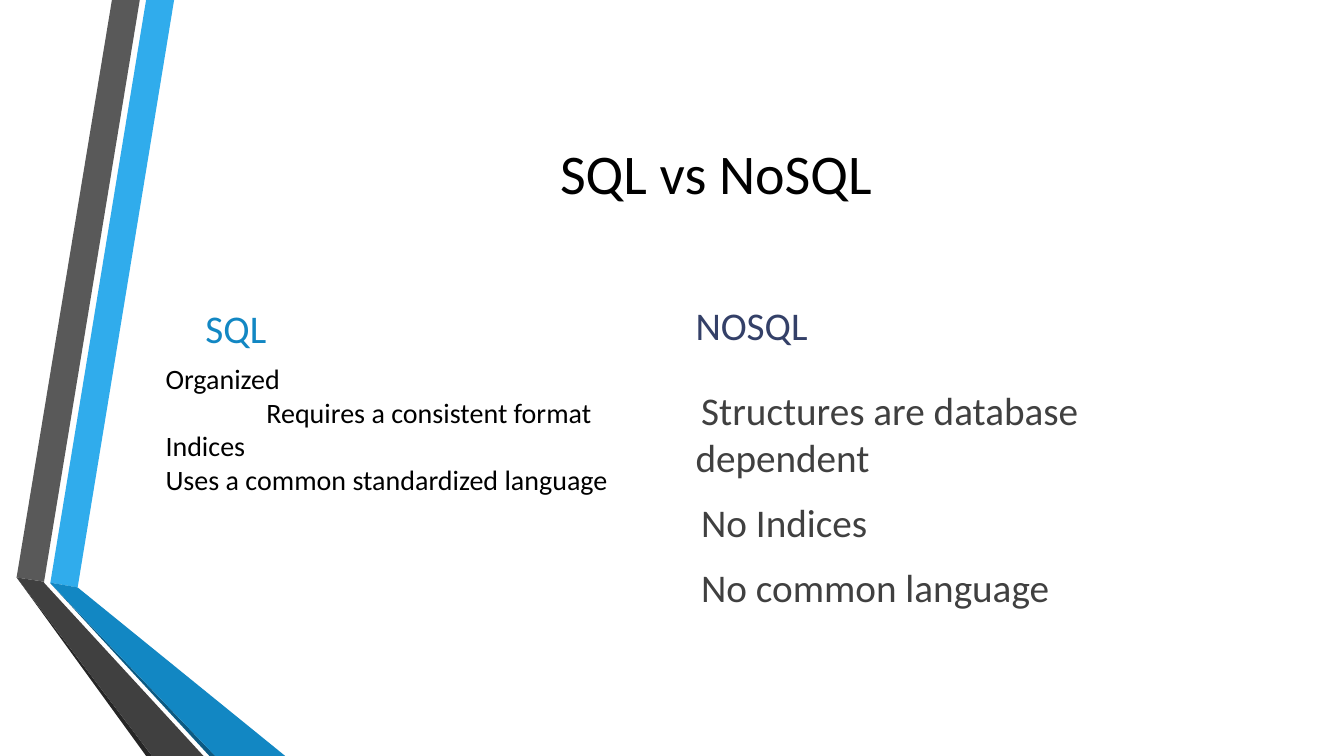
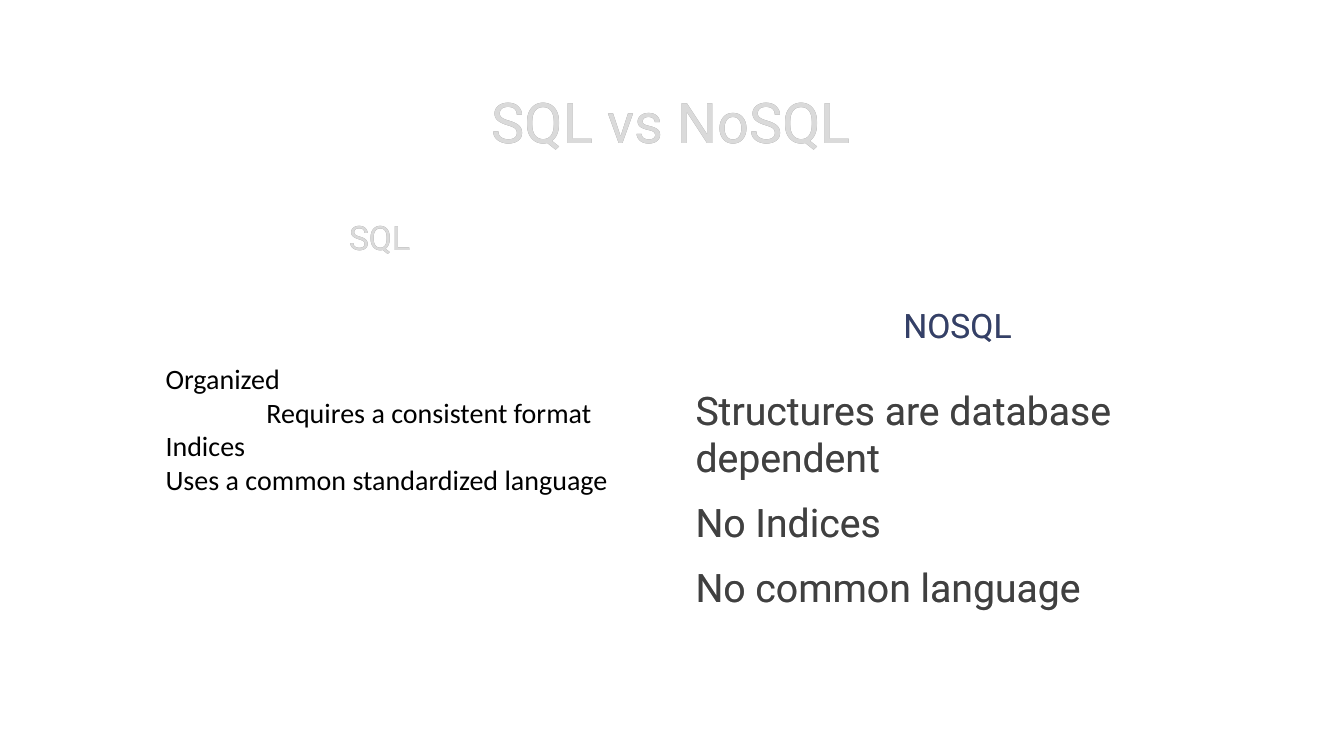
Before and after one commit to MGIS-UMN/GIS5577_week9, a slide deck: slide 12 of big_spatial_data.odp. Drawn at 1344x756 pixels with LibreOffice and Linux fonts; fonts in the diff are those of the drawing; background and template pictures are left out. Boxes give left, top, right and bottom in pixels: in the first picture for what was removed or moved away, otherwise in the second. Text is boxed around its words. In the diff, an @@ line names an element or a change of style, - is before the commit and + after.

```diff
--- a/big_spatial_data.odp
+++ b/big_spatial_data.odp
@@ title "SQL vs NoSQL": place and size @@
-title "SQL vs NoSQL" at box(560, 157, 871, 202)
+title "SQL vs NoSQL" at box(492, 103, 851, 150)
@@ title "SQL vs NoSQL" at box(492, 103, 851, 150): font Calibri to Roboto, text colour #000000 to #DADADA @@
@@ text "SQL": place and size @@
-text "SQL" at box(205, 317, 266, 349)
+text "SQL" at box(349, 226, 410, 254)
@@ text "SQL" at box(349, 226, 410, 254): size 28 to 24 pt, font Calibri to Roboto, text colour #1287C3 to #DADADA; alignment left to centre; less space between paragraphs @@
@@ text "NOSQL" at box(903, 313, 1011, 342): size 28 to 24 pt, font Calibri to Roboto; alignment left to centre; less space between paragraphs @@
@@ text "Structures are database dependent" at box(696, 395, 1111, 611): font Calibri to Roboto; bullet colour #1287C3 to #DADADA @@
@@ group removed at box(16, 0, 285, 756): 6 freeform shapes @@
```
Also in this commit, not shown: 11 other slides changed, 1 slide added, 1 slide removed.
